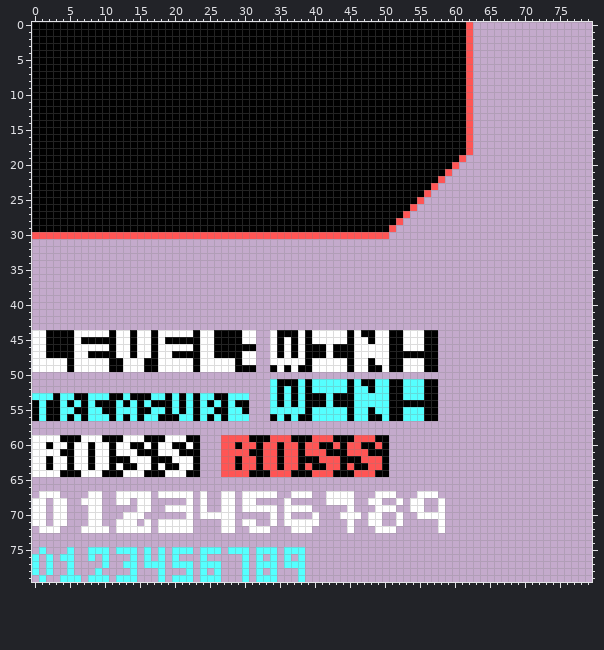
Edited in one commit: pixel-art file (Assets/Sprites/UI+Numbers.aseprite). The picture above was drawn from the file before the commit.
80x80 pixels, 1 frame.
The same view after the edit:
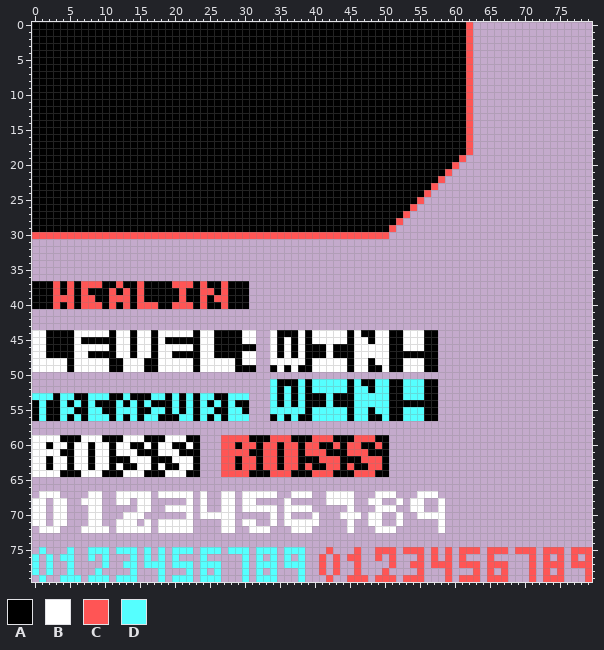
Palette (. is transparent): A #000000  B #ffffff  C #ff5555  D #55ffff
Change:
There is now colour A in row 37 at x 0 to 2, 4, 6, 10 to 11, 13 to 14, 16 to 19, 23, 25 to 26 and 28 to 30; in row 38 at x 0 to 2, 4, 6, 8 to 10, 12, 14, 16 to 20, 22 to 23, 26 and 28 to 30; in row 39 at x 0 to 2, 6, 9 to 10, 14, 16 to 20, 22 to 23, 25 and 28 to 30; in row 40 at x 0 to 2, 4, 6, 10, 12, 14, 18 to 19, 23, 25 to 26 and 28 to 30.
There is now colour C in row 37 at x 3, 5, 7 to 9, 12, 15, 20 to 22, 24 and 27; in row 38 at x 3, 5, 7, 11, 13, 15, 21, 24 to 25 and 27; in row 39 at x 3 to 5, 7 to 8, 11 to 13, 15, 21, 24 and 26 to 27; in row 40 at x 3, 5, 7 to 9, 11, 13, 15 to 17, 20 to 22, 24 and 27; in row 75 at x 42, 46, 49 to 51, 53 to 55, 57, 59, 61 to 63, 65 to 67, 69 to 71, 73 to 75 and 77 to 79; in row 76 at x 41, 43, 45 to 46, 49, 51, 55, 57, 59, 61, 65, 71, 73, 75, 77 and 79.
There is now colour C in row 77 at x 41, 43, 46, 51, 54 to 55, 57 to 59, 61 to 63, 65 to 67, 71, 73 to 75 and 77 to 79; in row 78 at x 41, 43, 46, 50, 55, 59, 63, 65, 67, 71, 73, 75 and 79; in row 79 at x 42, 45 to 47, 49 to 51, 53 to 55, 59, 61 to 63, 65 to 67, 71, 73 to 75 and 79.
